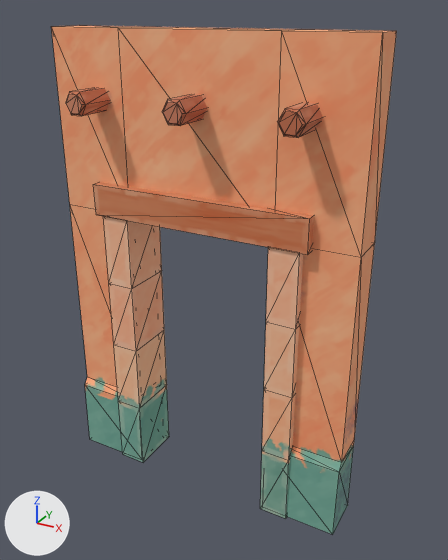
A saved change to the FBX model desert-fps/assets/out/wall_door/wall_door_low.fbx.
The view is the same before and after, from a camera (50 mm lens) standing at (0.0734, -0.1256, 0.1242) and looking at (0.0032, 0.0021, 0.0603). Every picture has the same lights, and +X, +Y and +Z are marked at lower left. The older version comes first. Mesh edges are drawn as thin lines. Where no turn or scale is listed for an object, it has been applied to the vertices. Vertices at exactly the same position are counted once.

Names of what the first picture shows: 'wall_door'.
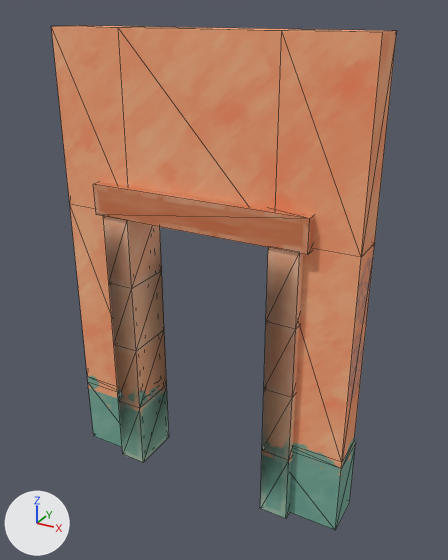
Diff of the bpy script that builds the scene:
```diff
--- a/desert-fps/assets/out/wall_door/wall_door_low.fbx.py
+++ b/desert-fps/assets/out/wall_door/wall_door_low.fbx.py
@@ me_wall_door @@
 # used by ob_wall_door; location = (0.0, 0.0, 0.0)
-me_wall_door.from_pydata(...)  # 176 vertices, 316 faces; spans x -0.04..0.04, y -0.0145..0.0075, z -0.0006..0.12
+me_wall_door.from_pydata(...)  # 160 vertices, 316 faces; spans x -0.04..0.04, y -0.0075..0.0145, z -0.0006..0.12
+# me_wall_door part 1: the loose piece of 24 vertices spanning x -0.0297..-0.0237, y -0.0145..0.0025, z 0.1014..0.1066 is turned 180 degrees about the z axis through the mesh origin
+# me_wall_door part 2: the loose piece of 24 vertices spanning x -0.003..0.003, y -0.0145..0.0025, z 0.1014..0.1066 is turned 180 degrees about the z axis through the mesh origin
+# me_wall_door part 3: the loose piece of 24 vertices spanning x 0.0237..0.0297, y -0.0145..0.0025, z 0.1014..0.1066 is turned 180 degrees about the z axis through the mesh origin
+# me_wall_door part 4
+# 32 vertices are removed from x -0.04..0.04, y -0.007..0.007, z 0.0..0.0565
+# 88 faces are deleted
+# 16 vertices are added at x -0.04..0.04, y -0.005..0.0067, z 0.0..0.02
+# 88 new faces join them
+# me_wall_door part 5: 96 kept faces spanning x -0.04..0.04, y -0.0075..0.0075, z -0.0006..0.12 get new texture (UV) coordinates
 me_wall_door.materials.append(mat_wall_door)
```

Pixel boxes [x1, y1, x2, y2] of what changed, in the pictures (448 x 560 px; the box of a moved part takes in the faces that stretch with it):
'wall_door', reshaped
    before: [51, 25, 397, 534]
    after: [51, 25, 397, 530]
part 1 of me_wall_door, moved or reshaped (not visible afterwards)
    before: [66, 88, 110, 116]
part 2 of me_wall_door, moved or reshaped (not visible afterwards)
    before: [162, 95, 207, 126]
part 3 of me_wall_door, moved or reshaped (not visible afterwards)
    before: [277, 103, 323, 138]
part 4 of me_wall_door, moved or reshaped
    before: [85, 31, 397, 534]
    after: [87, 31, 397, 530]
part 5 of me_wall_door, surface changed
    both: [53, 28, 381, 518]
